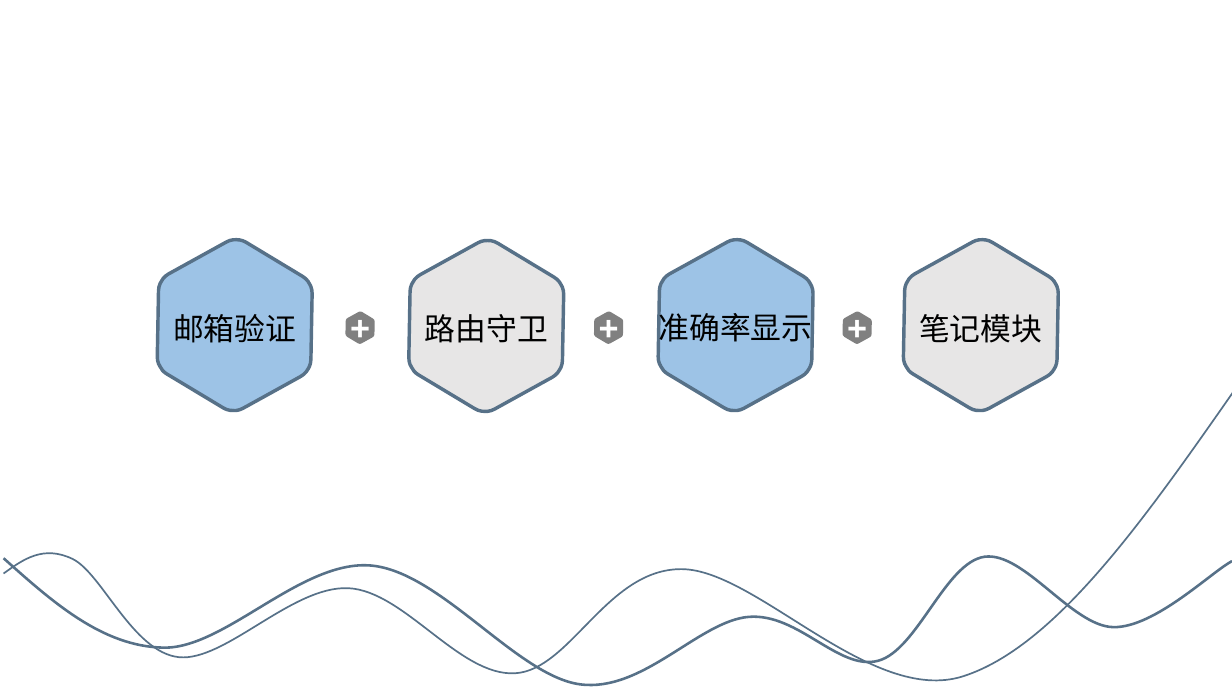
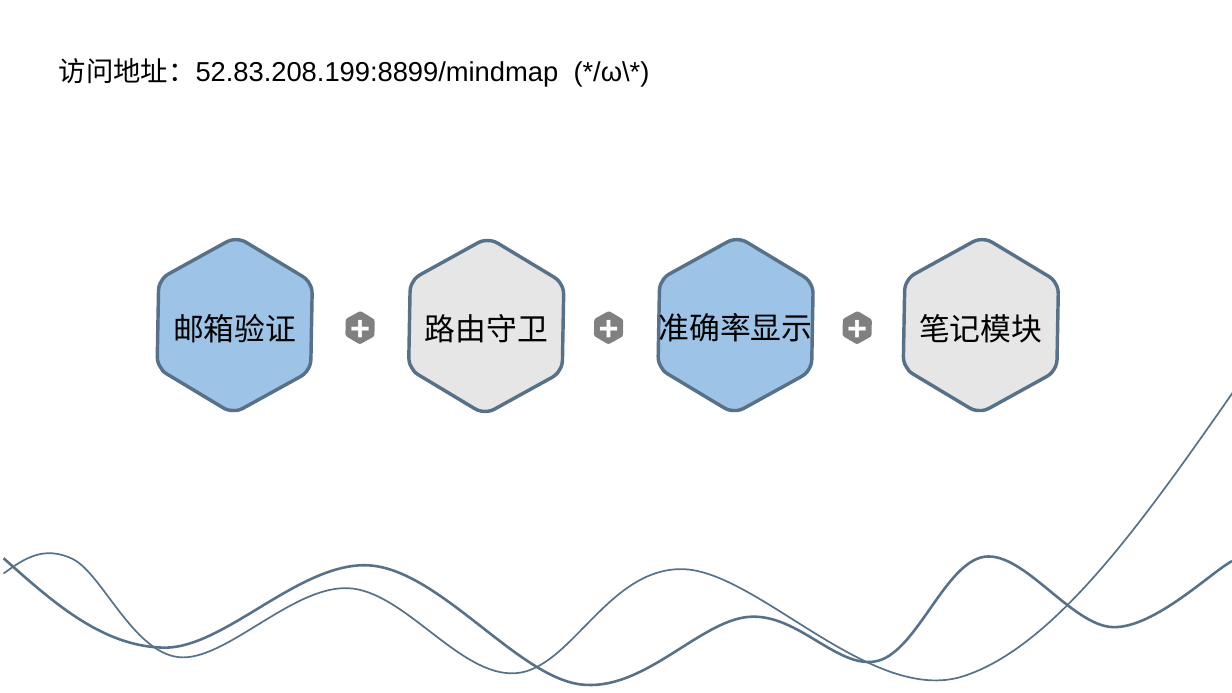
Before and after one commit to WuYunVanilla/AdvancedWebPJ, a slide deck: slide 4 of 高级WEB展示.pptx. Drawn at 1232x693 pixels with LibreOffice and Linux fonts; fonts in the diff are those of the drawing. Boxes give left, top, right and bottom in pixels: in the first picture for what was removed or moved away, otherwise in the second. Text is boxed around its words. In the diff, an @@ line names an element or a change of style, - is before the commit and + after.

```diff
--- a/高级WEB展示.pptx
+++ b/高级WEB展示.pptx
@@ text added at bbox=[59, 58, 650, 87], 16 pt, text #000000 @@
+访问地址：52.83.208.199:8899/mindmap (*/ω\*)
```
Also in this commit, not shown: 2 other slides changed, 10 slides added, 1 other file.
